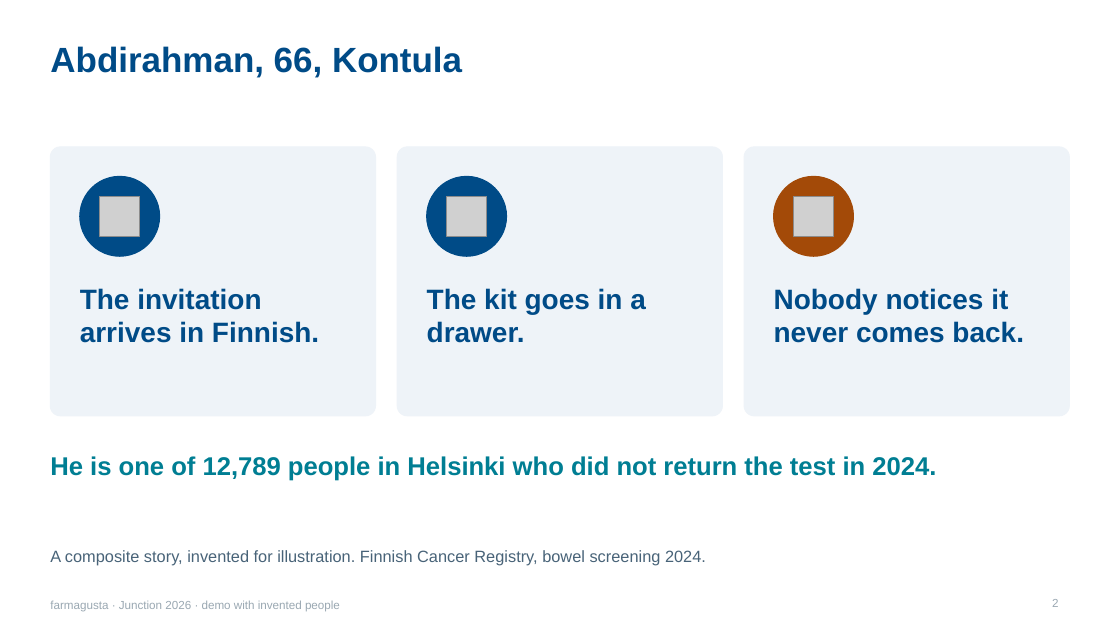
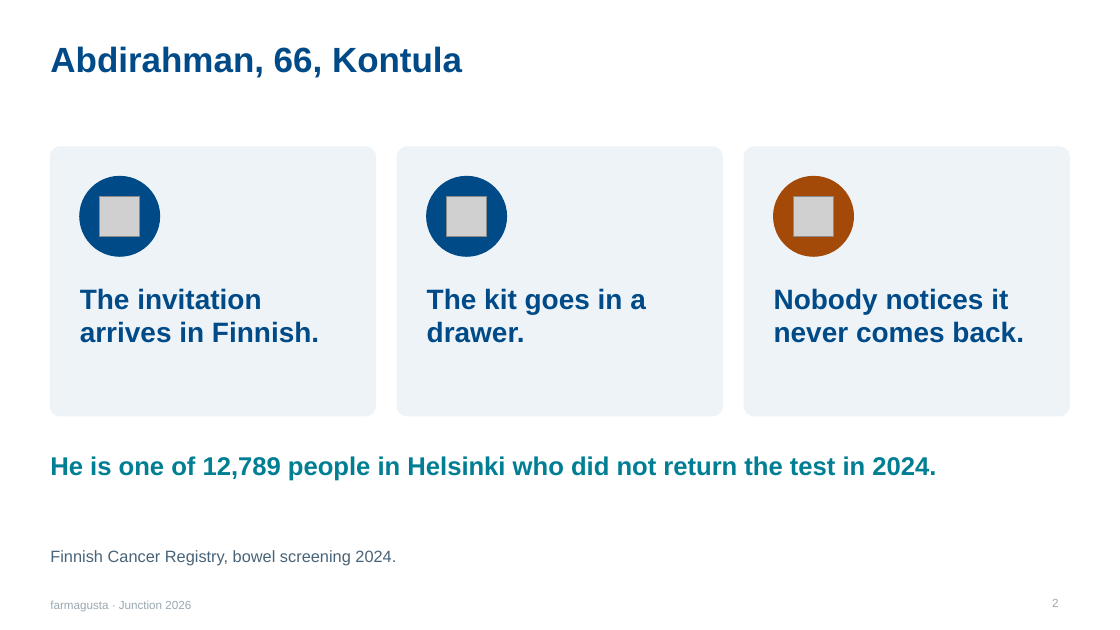
Before and after one commit to rromppanen/junction26, a slide deck: slide 2 of docs/pitch/farmagusta-screening-attendance.pptx. Drawn at 1120x630 pixels with LibreOffice and Linux fonts; fonts in the diff are those of the drawing; grey boxes stand for pictures. Boxes give left, top, right and bottom in pixels: in the first picture for what was removed or moved away, otherwise in the second. Text is boxed around its words. In the diff, an @@ line names an element or a change of style, - is before the commit and + after.

```diff
--- a/docs/pitch/farmagusta-screening-attendance.pptx
+++ b/docs/pitch/farmagusta-screening-attendance.pptx
@@ text at [50, 550, 396, 566]: text changed @@
-A composite story, invented for illustration. Finnish Cancer Registry, bowel screening 2024.
+Finnish Cancer Registry, bowel screening 2024.
@@ text at [50, 601, 191, 611]: text changed @@
-farmagusta · Junction 2026 · demo with invented people
+farmagusta · Junction 2026
```
Also in this commit, not shown: 17 other slides changed.
